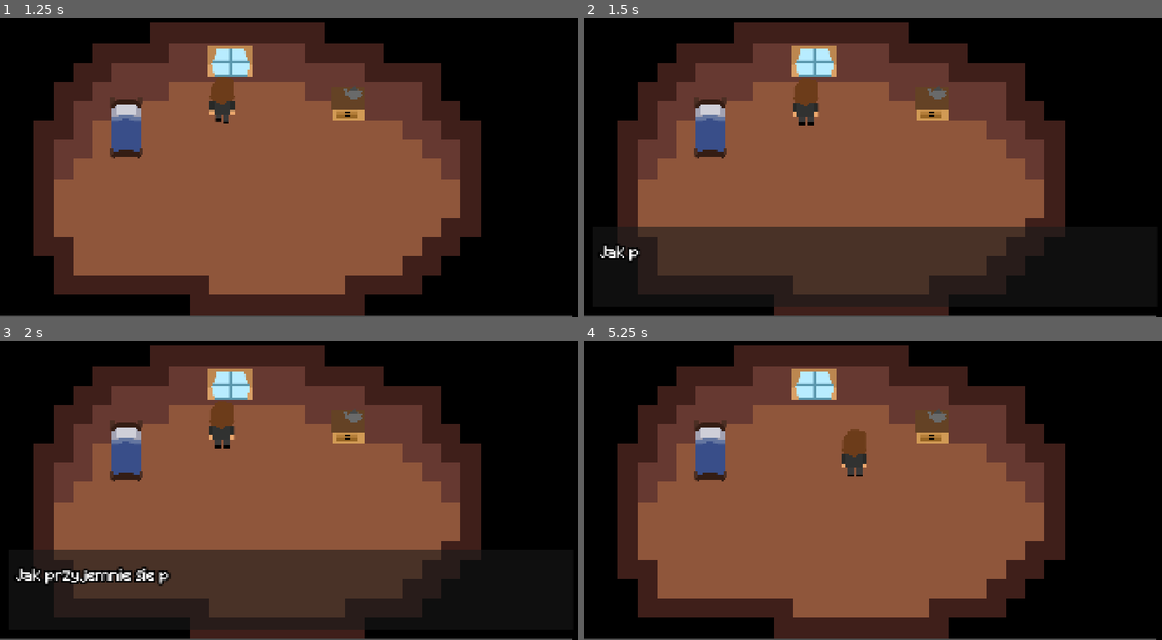
Above: before the commit, frames 1-4 (two rows, left to right).
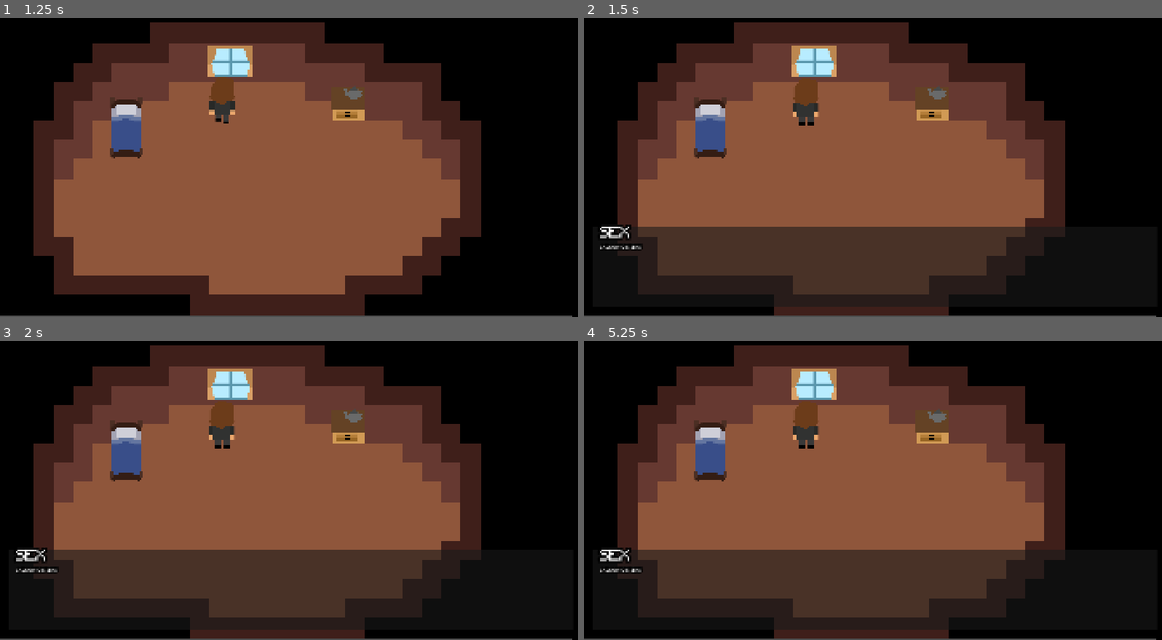
Above: after the commit, the same moments.

Repository: etper/pimpek-rpg-game
Game: Godot game, scene res://main.tscn
Two runs of this game, one before a commit and one after it. Both use one fixed random seed, a clock stepped at 60 frames per second and the inputs below.
Inputs:
- Up to frame 1 (1.25 s): tap Enter at 0.5 s; hold W (move_up) from 0.53 s (still down); tap Z (interact) at 0.6 s
- Up to frame 2 (1.5 s): keep holding W (move_up); tap Z (interact) at 1.35 s
- Up to frame 3 (2 s): keep holding W (move_up)
- Up to frame 4 (5.25 s): release W (move_up) at 2.03 s; hold Shift (sprint) 2.03-2.78 s; hold A (move_left) 2.03-3.53 s; tap Z (interact) at 2.3, 2.85, 3.6, 4.55, 5.1 s; tap Space at 3.5 s; hold S (move_down) 3.53-4.28 s; hold D (move_right) 4.28-5.03 s; tap Shift (sprint) at 4.35 s; hold W (move_up) from 5.03 s (still down)

Frame 1 is identical in both runs. In frame 2, 0.4% of the frame differs, in the area x 2-11%, y 69-82%; in frame 3, 1.2%; in frame 4, 13%, in the area x 2-77%, y 21-93%.
Error after the commit: Attempt to call function 'hide' in base 'null instance' on a null instance. (res://scripts/dialogue.gd:20)

Commit message:
dialogue choice wip

Diff:
--- a/main.tscn
+++ b/main.tscn
@@ -5,13 +5,15 @@
 [ext_resource type="Script" uid="uid://delvtvrc53ses" path="res://scripts/player.gd" id="2_0xm2m"]
 [ext_resource type="PackedScene" uid="uid://dbgwexn3egno0" path="res://scenes/Interactable.tscn" id="3_h2yge"]
 [ext_resource type="Script" uid="uid://j1i7c0vgcx22" path="res://scripts/dialogue.gd" id="4_1bvp3"]
-[ext_resource type="FontFile" uid="uid://n6apm5jh3r76" path="res://scenes/Minecraft.ttf" id="5_4c57u"]
+[ext_resource type="FontFile" uid="uid://n6apm5jh3r76" path="res://Minecraft.ttf" id="5_4c57u"]
 [ext_resource type="Texture2D" uid="uid://cpl3rdfirur6m" path="res://sprites/bed.png" id="6_5vw27"]
 [ext_resource type="Script" uid="uid://breseuph2k751" path="res://scripts/events/event_command.gd" id="7_5vw27"]
 [ext_resource type="Script" uid="uid://dqkdu1jl2bi1e" path="res://scripts/events/dialogue_event.gd" id="8_kek77"]
 [ext_resource type="Texture2D" uid="uid://b3rq65ifbyo20" path="res://sprites/window.png" id="9_kek77"]
 [ext_resource type="Texture2D" uid="uid://43jgenmr14kj" path="res://sprites/kitchen countertop.png" id="11_efxa6"]
 [ext_resource type="Texture2D" uid="uid://dgc05q2fx6ilg" path="res://sprites/teapot.png" id="12_dg77c"]
+[ext_resource type="Script" uid="uid://dkkddgxrcrifg" path="res://scripts/events/dialogue_choice.gd" id="12_w48qg"]
+[ext_resource type="Script" uid="uid://dat21hmcobdej" path="res://scripts/events/choice_event.gd" id="13_vivmo"]
 
 [sub_resource type="TileSetAtlasSource" id="TileSetAtlasSource_5vw27"]
 texture = ExtResource("1_5vw27")
@@ -123,6 +125,22 @@
 text = "czajnik event"
 metadata/_custom_type_script = "uid://dqkdu1jl2bi1e"
 
+[sub_resource type="Resource" id="Resource_ycdy4"]
+script = ExtResource("12_w48qg")
+text = "Tak"
+metadata/_custom_type_script = "uid://dkkddgxrcrifg"
+
+[sub_resource type="Resource" id="Resource_w48qg"]
+script = ExtResource("12_w48qg")
+text = "Nie"
+metadata/_custom_type_script = "uid://dkkddgxrcrifg"
+
+[sub_resource type="Resource" id="Resource_dg77c"]
+script = ExtResource("13_vivmo")
+question = "Chcesz podgrzac wode na herbate?"
+choices = Array[ExtResource("12_w48qg")]([SubResource("Resource_ycdy4"), SubResource("Resource_w48qg")])
+metadata/_custom_type_script = "uid://dat21hmcobdej"
+
 [node name="Main" type="Node2D" unique_id=1148531345]
 
 [node name="TileMapLayer" type="TileMapLayer" parent="." unique_id=688064548]
@@ -148,9 +166,12 @@
 layout_mode = 0
 offset_left = 24.0
 offset_right = 1597.0
-offset_bottom = 182.0
-
-[node name="Label" type="Label" parent="UI/DialogueBox/MarginContainer" unique_id=1815239886]
+offset_bottom = 262.0
+
+[node name="VBoxContainer" type="VBoxContainer" parent="UI/DialogueBox/MarginContainer" unique_id=2084050482]
+layout_mode = 2
+
+[node name="Label" type="Label" parent="UI/DialogueBox/MarginContainer/VBoxContainer" unique_id=1815239886]
 layout_mode = 2
 theme_override_colors/font_outline_color = Color(0, 0, 0, 1)
 theme_override_constants/outline_size = 25
@@ -160,6 +181,16 @@
 vertical_alignment = 1
 autowrap_mode = 2
 
+[node name="OptionsLabel" type="RichTextLabel" parent="UI/DialogueBox/MarginContainer/VBoxContainer" unique_id=148386465]
+layout_mode = 2
+theme_override_colors/font_outline_color = Color(0, 0, 0, 1)
+theme_override_constants/outline_size = 25
+bbcode_enabled = true
+text = "CALKOWICIE SEKS"
+fit_content = true
+autowrap_mode = 2
+vertical_alignment = 2
+
 [node name="Bed" parent="." unique_id=73629740 instance=ExtResource("3_h2yge")]
 position = Vector2(416, 456)
 sprite = ExtResource("6_5vw27")
@@ -182,7 +213,7 @@
 [node name="Kitchen Countertop" parent="." unique_id=2044270947 instance=ExtResource("3_h2yge")]
 position = Vector2(1148, 377)
 sprite = ExtResource("11_efxa6")
-events = Array[ExtResource("7_5vw27")]([SubResource("Resource_efxa6")])
+events = Array[ExtResource("7_5vw27")]([SubResource("Resource_efxa6"), SubResource("Resource_dg77c")])
 
 [node name="Sprite2D" parent="Kitchen Countertop" index="0" unique_id=122994009]
 texture = ExtResource("11_efxa6")
--- a/scripts/dialogue.gd
+++ b/scripts/dialogue.gd
@@ -1,14 +1,24 @@
 extends CanvasLayer
+
+signal choice_selected(index)
 
 @onready var box = $DialogueBox
 @onready var label = $DialogueBox/MarginContainer/Label
+@onready var options_label = $DialogueBox/MarginContainer/OptionsLabel
 
 @export var letters_per_second := 40.0
+@export var cursor := "▶ "
 
 var finished := false
 
+var choosing := false
+var selected := 0
+var choices := []
+
 func show_dialogue(text: String):
 	box.show()
+	options_label.hide()
+
 	label.text = ""
 	finished = false
 
@@ -18,5 +28,53 @@
 
 	finished = true
 
+
+func show_choice(question: String, new_choices: Array):
+	await show_dialogue(question)
+
+	choices = new_choices
+	selected = 0
+	choosing = true
+
+	options_label.show()
+
+	while choosing:
+		_update_options()
+
+		if Input.is_action_just_pressed("move_down"):
+			selected = (selected + 1) % choices.size()
+
+		elif Input.is_action_just_pressed("move_up"):
+			selected -= 1
+			if selected < 0:
+				selected = choices.size() - 1
+
+		elif Input.is_action_just_pressed("interact"):
+			choosing = false
+
+		await get_tree().process_frame
+
+	options_label.hide()
+	hide_dialogue()
+
+	return selected
+
+
+func _update_options():
+	options_label.text = ""
+
+	for i in choices.size():
+		if i == selected:
+			options_label.text += cursor
+		else:
+			options_label.text += "   "
+
+		options_label.text += choices[i].text
+
+		if i != choices.size() - 1:
+			options_label.text += "\n"
+
+
 func hide_dialogue():
 	box.hide()
+	options_label.hide()
--- /dev/null
+++ b/scripts/events/choice_event.gd
@@ -0,0 +1,13 @@
+extends EventCommand
+class_name ChoiceEvent
+
+@export_multiline var question := ""
+@export var choices: Array[DialogueChoice]
+
+func execute(context):
+	var ui = context.get_tree().current_scene.get_node("UI")
+
+	var result = await ui.show_choice(question, choices)
+
+	if result >= 0:
+		await EventRunner.run(choices[result].events, context)
--- /dev/null
+++ b/scripts/events/dialogue_choice.gd
@@ -0,0 +1,5 @@
+extends Resource
+class_name DialogueChoice
+
+@export var text := ""
+@export var events: Array[EventCommand]
Renamed: scenes/Minecraft.ttf -> Minecraft.ttf
Not shown, changed: Minecraft.ttf.import
Not shown, added: scripts/events/choice_event.gd.uid
Not shown, added: scripts/events/dialogue_choice.gd.uid
